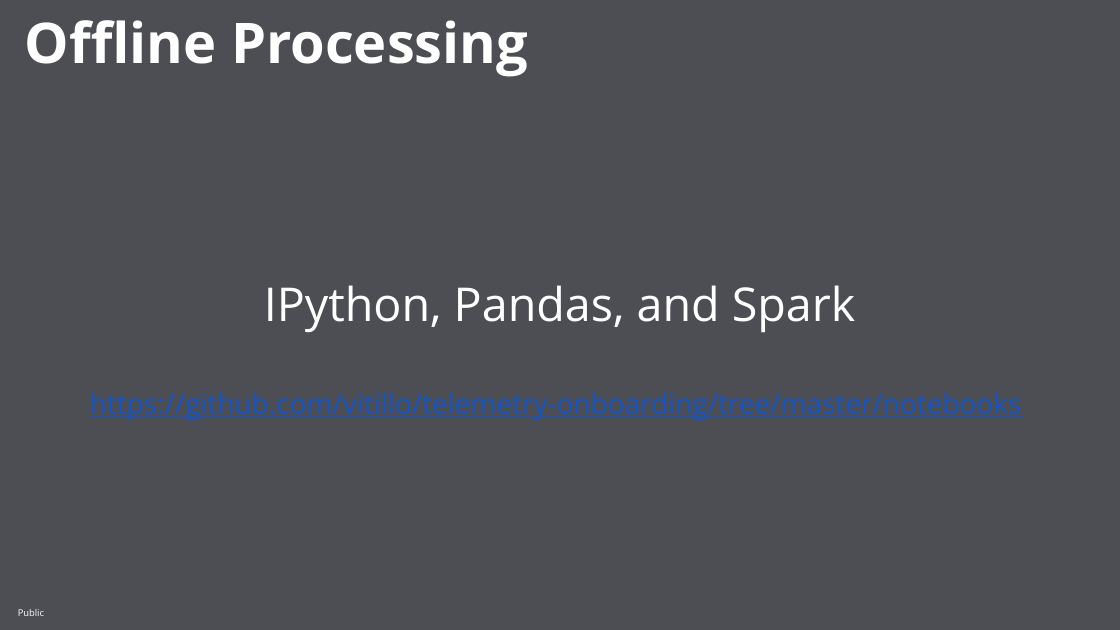
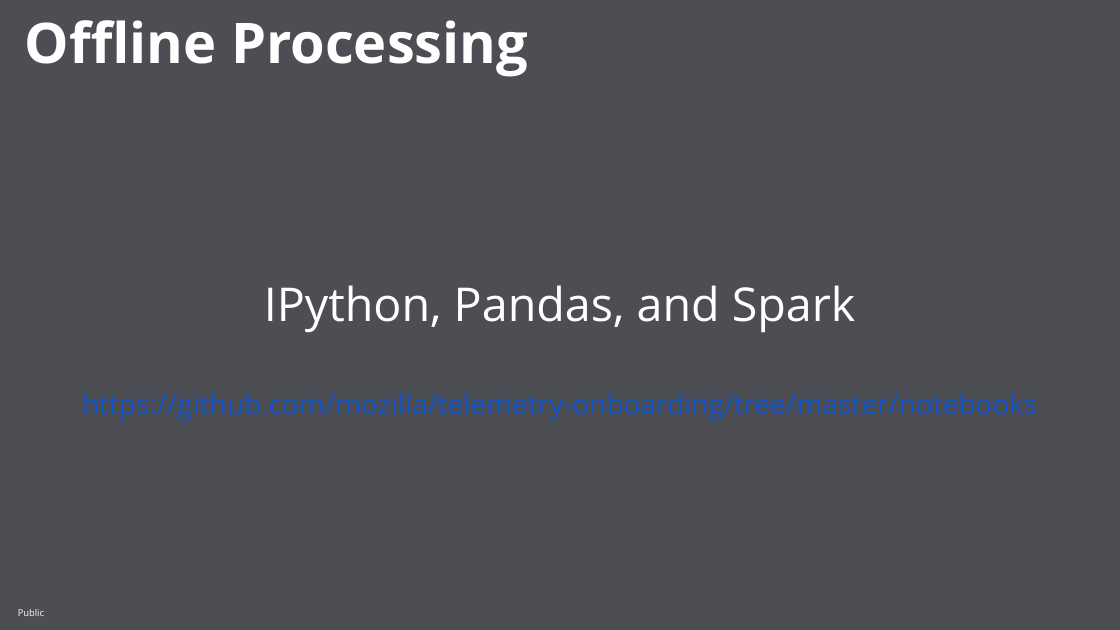
Before and after one commit to mozilla/telemetry-onboarding, a slide deck: slide 41 of slides/Telemetry Onboarding.pptx (slide 42 before the commit). Drawn at 1120x630 pixels with LibreOffice and Linux fonts; fonts in the diff are those of the drawing; background and template pictures are left out. Boxes give left, top, right and bottom in pixels: in the first picture for what was removed or moved away, otherwise in the second. Text is boxed around its words. In the diff, an @@ line names an element or a change of style, - is before the commit and + after.

```diff
--- a/slides/Telemetry Onboarding.pptx
+++ b/slides/Telemetry Onboarding.pptx
@@ text at [82,393,1037,421]: text changed @@
-https://github.com/vitillo/telemetry-onboarding/tree/master/notebooks
+https://github.com/mozilla/telemetry-onboarding/tree/master/notebooks
```
Also in this commit, not shown: 4 other slides changed, 1 slide removed, 1 other file.
